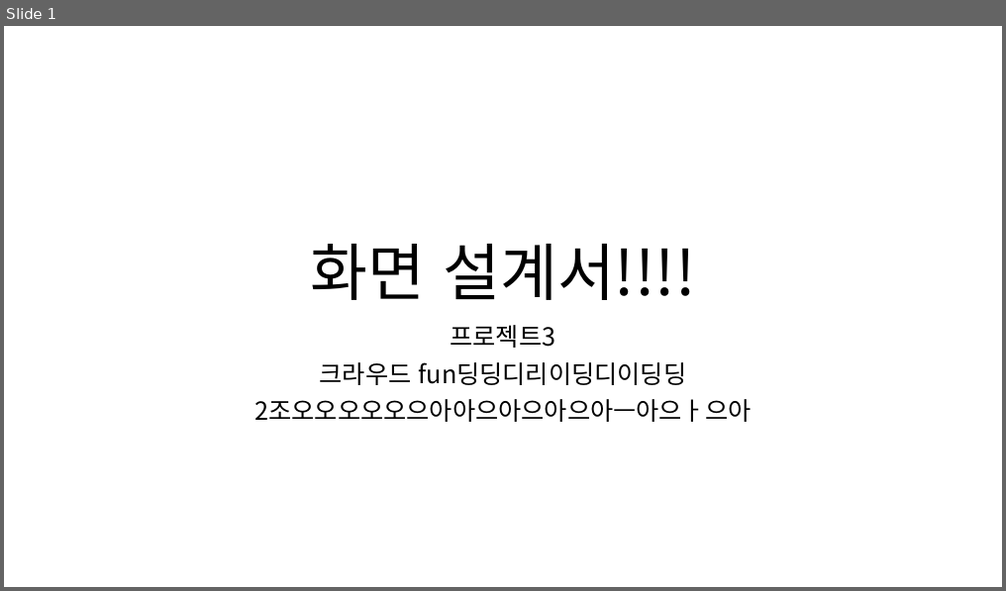
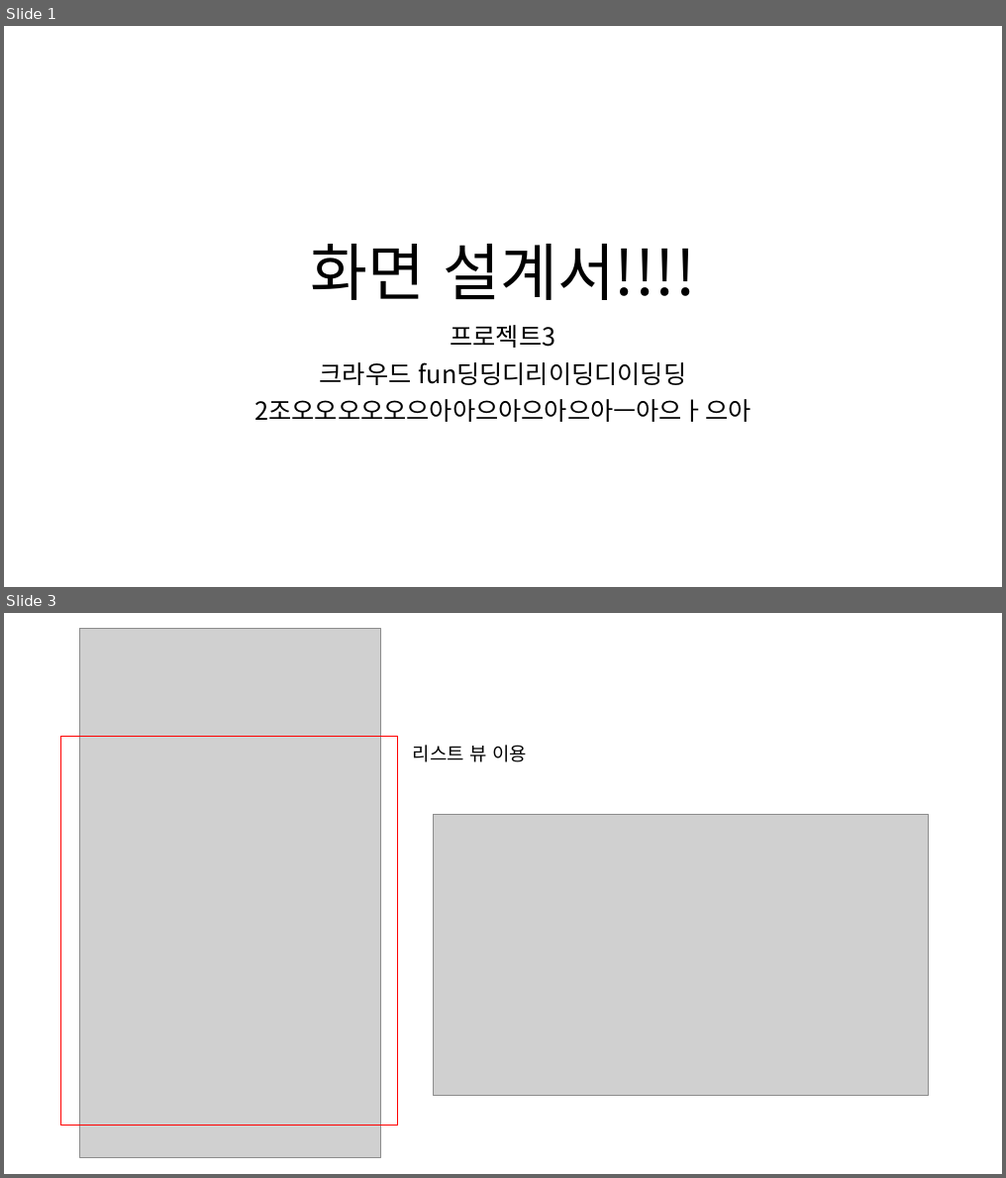
Before and after one commit to ezenteam2/RentalEquip, a slide deck: 0 발표용 파워포인트/0327 4차발표/0327 project04 - 파워포인트 - 형준.pptx. Shown one above the other, each under a label of ours: slide 1 before the commit, slides 1 and 3 after it; the slides between them are not shown. The pictures are 1006x591 and 1006x1178 pixels, drawn with LibreOffice and Linux fonts; fonts in the diff are those of the drawing; grey boxes stand for pictures. Boxes give left, top, right and bottom in pixels: in the first picture for what was removed or moved away, otherwise in the second. Text is boxed around its words. In the diff, an @@ line names an element or a change of style, - is before the commit and + after.

```diff
--- a/0 발표용 파워포인트/0327 4차발표/0327 project04 - 파워포인트 - 형준.pptx
+++ b/0 발표용 파워포인트/0327 4차발표/0327 project04 - 파워포인트 - 형준.pptx
@@ slide 3 added at box(4, 613, 1002, 1174), background #FFFFFF @@
@@ picture added at box(80, 629, 380, 1158) @@
@@ rectangle added at box(60, 737, 398, 1126), outline #FF0000 1.5 pt @@
@@ text added at box(413, 745, 527, 762), 18 pt, text #000000 @@
+리스트 뷰 이용
@@ picture added at box(433, 814, 929, 1096) @@
```
Also in this commit, not shown: 26 other slides added, 3 other files.
